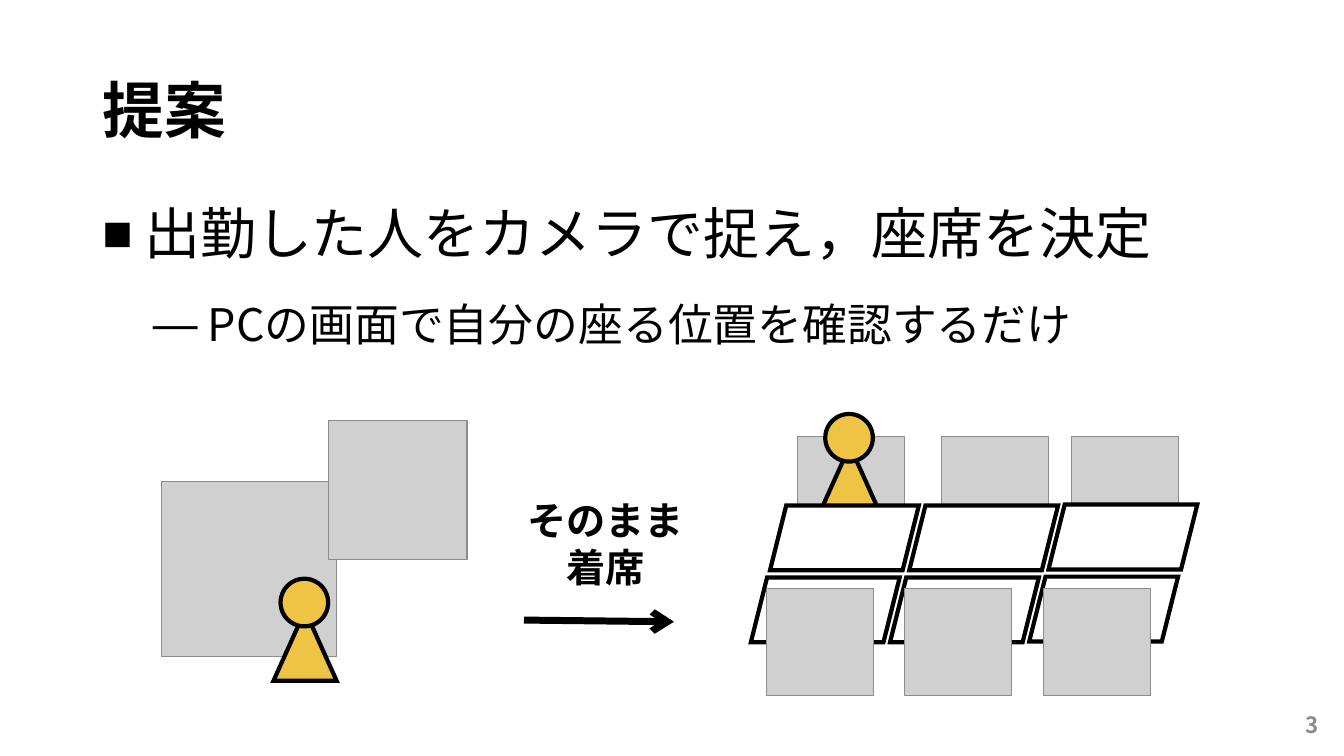
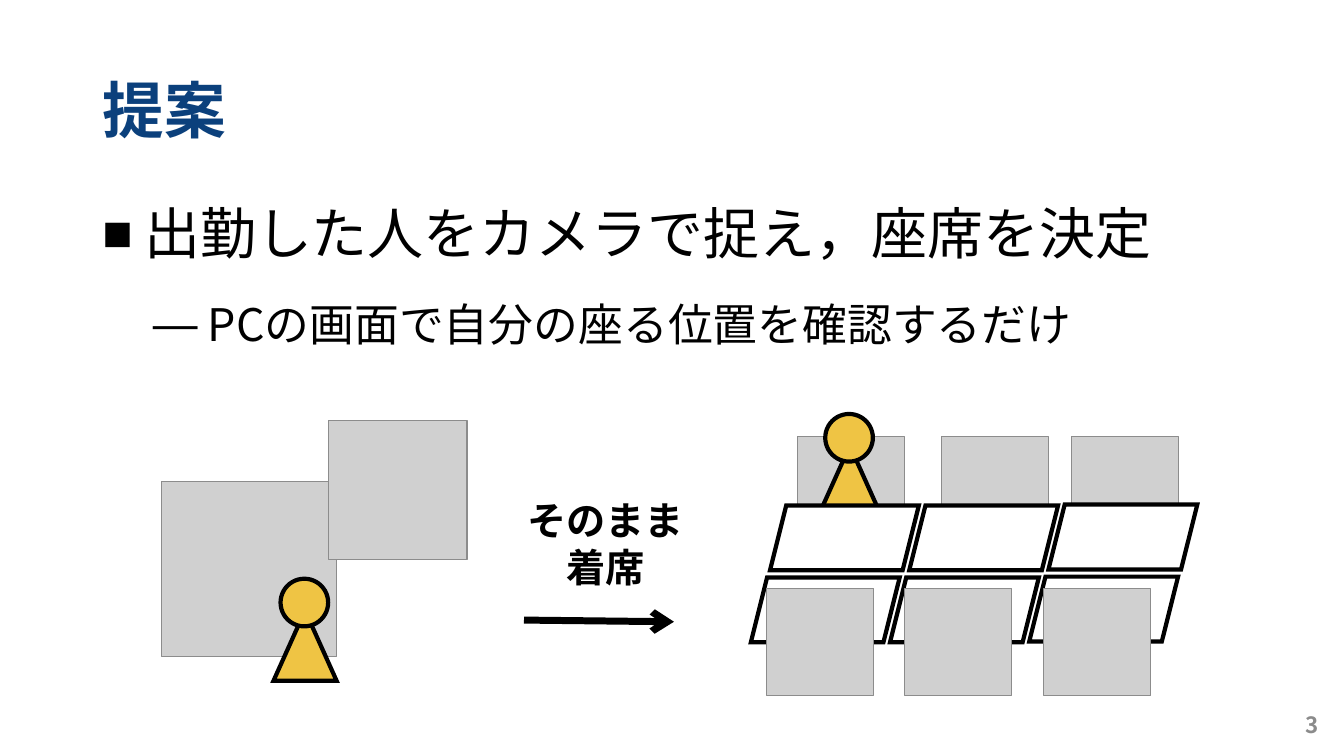
Before and after one commit to kut-info-ase-2017/group4-smzl, a slide deck: slide 3 of doc/SMZL_中間発表.pptx. Drawn at 1344x756 pixels with LibreOffice and Linux fonts; fonts in the diff are those of the drawing; grey boxes stand for pictures. Boxes give left, top, right and bottom in pixels: in the first picture for what was removed or moved away, otherwise in the second. Text is boxed around its words. In the diff, an @@ line names an element or a change of style, - is before the commit and + after.

```diff
--- a/doc/SMZL_中間発表.pptx
+++ b/doc/SMZL_中間発表.pptx
@@ title "提案" at [102,80,225,139]: text colour #000000 to #0B407C @@
```
Also in this commit, not shown: 6 other slides changed, 2 slides added.
